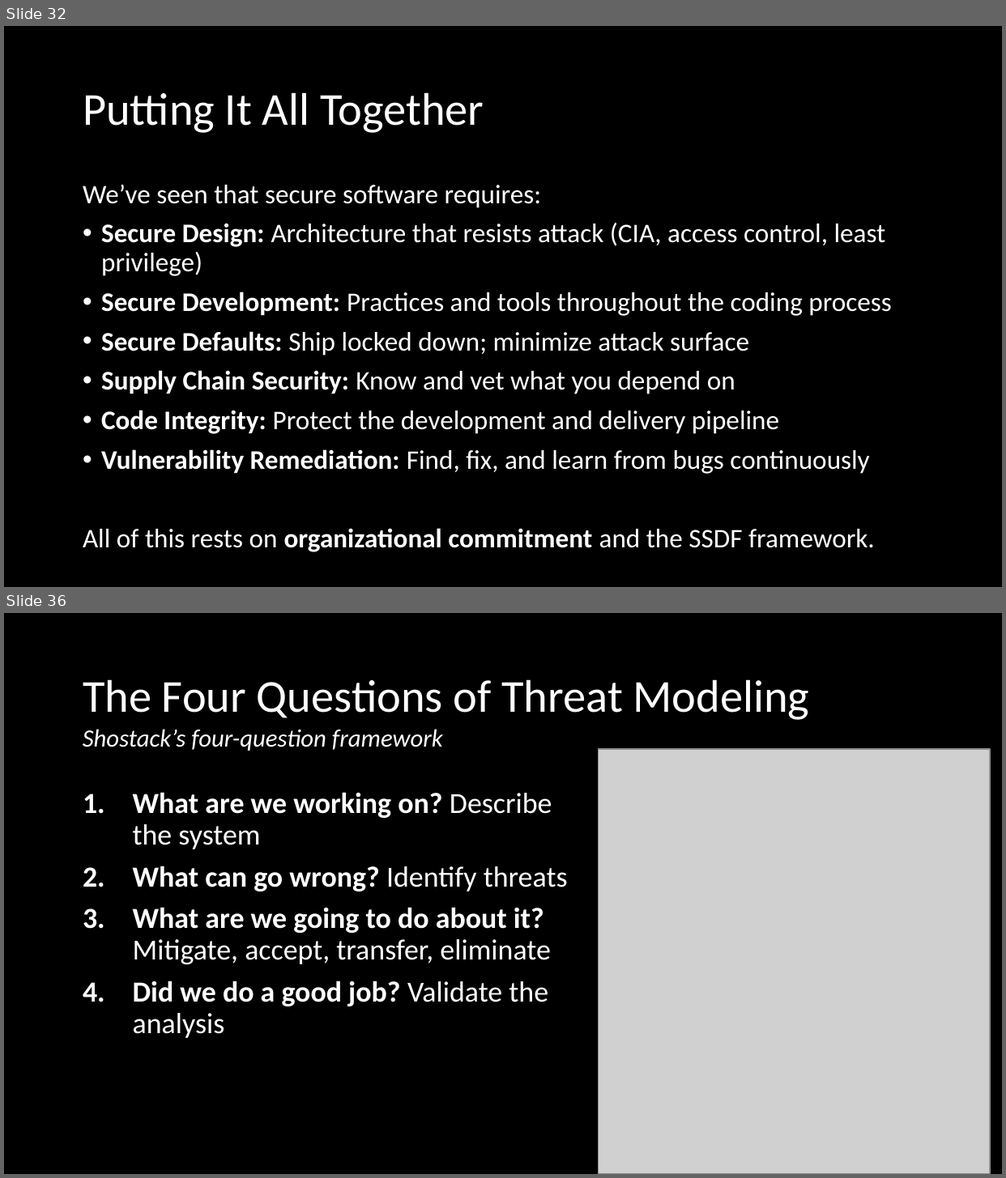
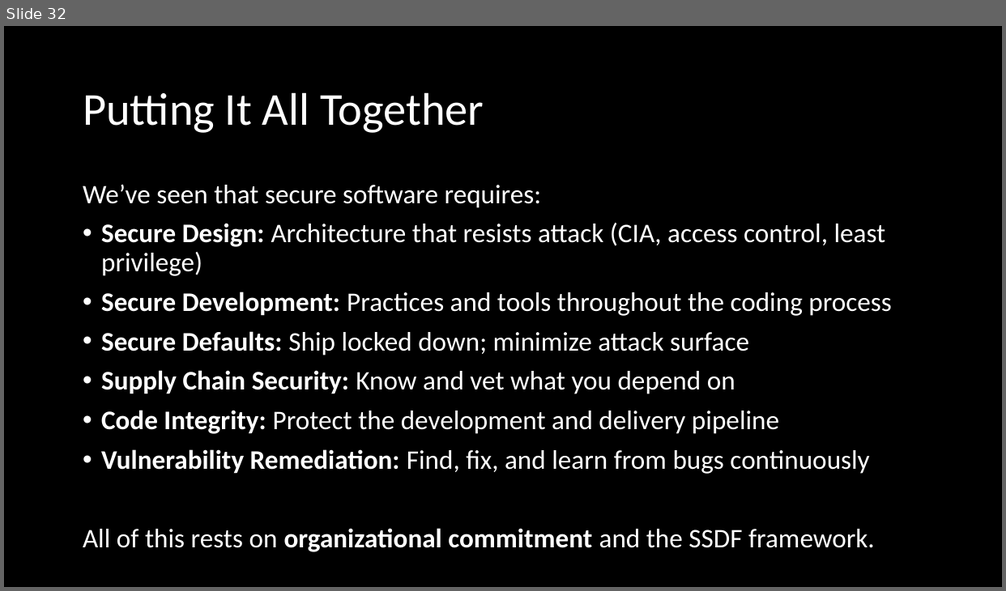
Before and after one commit to mwhicks1/mhicks-www, a slide deck: static/courses/cis-7000-spring2026/downloads/SSEM-security-by-design.pptx. Shown one above the other, each under a label of ours: slides 32 and 36 before the commit, slide 32 after it; the slides between them are not shown. The pictures are 1006x1178 and 1006x591 pixels, drawn with LibreOffice and Linux fonts; fonts in the diff are those of the drawing; grey boxes stand for pictures. Boxes give left, top, right and bottom in pixels: in the first picture for what was removed or moved away, otherwise in the second. Text is boxed around its words. In the diff, an @@ line names an element or a change of style, - is before the commit and + after.

```diff
--- a/static/courses/cis-7000-spring2026/downloads/SSEM-security-by-design.pptx
+++ b/static/courses/cis-7000-spring2026/downloads/SSEM-security-by-design.pptx
@@ slide 36 removed at (4,613,1002,1174), background #000000 @@
@@ title removed at (83,679,810,720) @@
-The Four Questions of Threat Modeling
@@ text removed at (83,729,443,751) @@
-Shostack’s four-question framework
@@ picture removed at (598,749,990,1174) @@
@@ text removed at (133,792,568,1038) @@
-1. What are we working on? Describe the system
-2. What can go wrong? Identify threats
-3. What are we going to do about it? Mitigate, accept, transfer, eliminate
-4. Did we do a good job? Validate the analysis
```
Also in this commit, not shown: 2 slides changed, 15 other slides removed, 1 other file.
